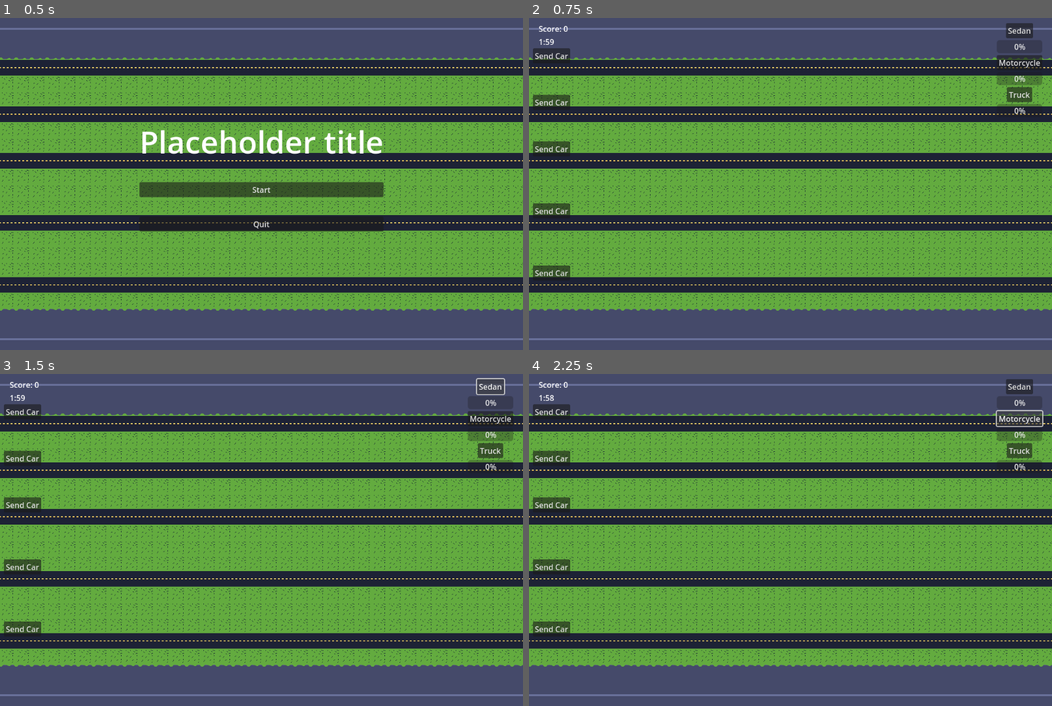
Above: before the commit, frames 1-4 (two rows, left to right).
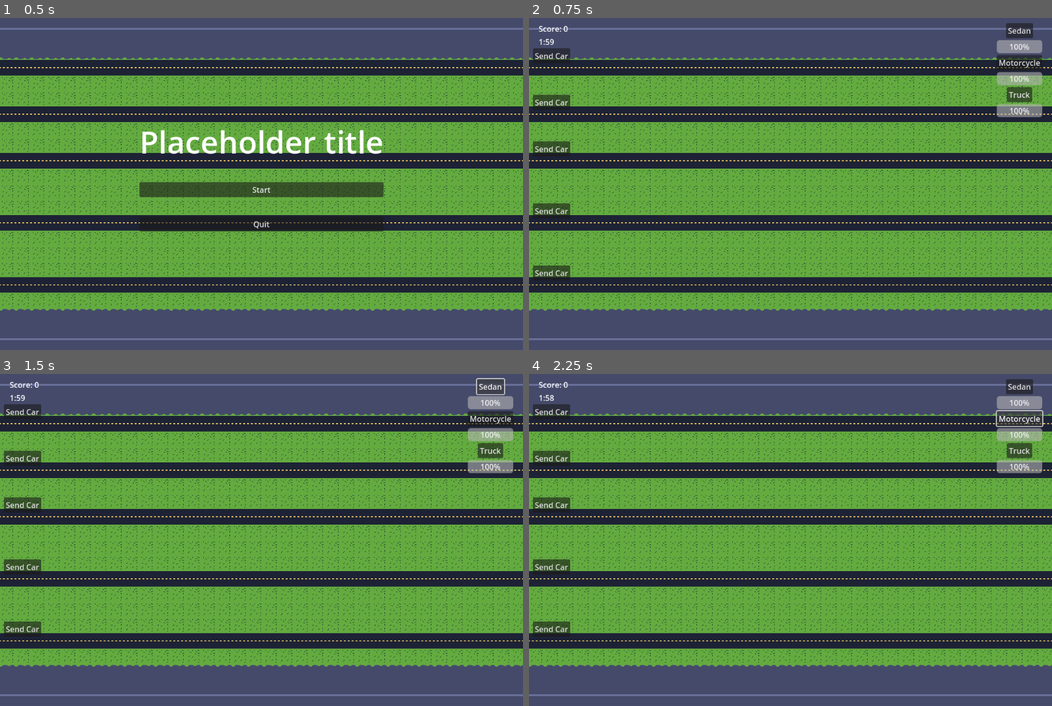
Above: after the commit, the same moments.

Repository: vaughnzaayer/RoadyCross
Game: Godot game, scene res://Scenes/Game.tscn
The game is run twice, just before and just after one commit, with the same random seed, the same clock (stepped at 60 frames per second) and the same inputs. The engine's default icon, where the game draws it, is replaced by a stand-in: a white triangle on a blue panel in a dark square.
Inputs:
- Up to frame 1 (0.5 s): no input
- Up to frame 2 (0.75 s): click "Start" at 0.5 s
- Up to frame 3 (1.5 s): click "Sedan" at 1.25 s
- Up to frame 4 (2.25 s): click "Motorcycle" at 2 s

Frame 1 is identical in both runs. In frame 2, 1.0% of the frame differs, in the area x 89-99%, y 6-30%; in frame 3, 1.0%; in frame 4, 1.0%.

Commit message:
Added UI for cooldowns

Diff:
--- a/Scripts/GameUI.gd
+++ b/Scripts/GameUI.gd
@@ -7,7 +7,9 @@
 @onready var selectSedan = $MarginContainer/CarSelection/SelectSedan
 @onready var selectMotorcycle = $MarginContainer/CarSelection/SelectMotorcycle
 @onready var selectTruck = $MarginContainer/CarSelection/SelectTruck
-
+@onready var sedanCdBar = $MarginContainer/CarSelection/SedanCdBar
+@onready var motorcycleCdBar = $MarginContainer/CarSelection/MotorcycleCdBar
+@onready var truckCdBar = $MarginContainer/CarSelection/TruckCdBar
 
 @onready var mainMenu = $MarginContainer/Title
 @onready var endscreen = $MarginContainer/Endscreen
@@ -46,6 +48,10 @@
 	selectMotorcycle.pressed.connect(Callable(self, "MotorcycleSelected"))
 	selectTruck.pressed.connect(Callable(self, "TruckSelected"))
 
+	sedanCdBar.max_value = GameManager.sedanCdTime
+	motorcycleCdBar.max_value = GameManager.motorcycleCdTime
+	truckCdBar.max_value = GameManager.truckCdTime
+
 # Called every frame. 'delta' is the elapsed time since the previous frame.
 func _process(delta):
 	match state:
@@ -54,6 +60,10 @@
 		states.GAMEPLAY:
 			scoreDisplay.text = "Score: " + str(GameManager.score)
 			timeDisplay.text = CalculateTime()
+
+	sedanCdBar.value = GameManager.sedanCdTime - GameManager.sedanCooldownTimer.time_left
+	motorcycleCdBar.value = GameManager.motorcycleCdTime - GameManager.motorcycleCooldownTimer.time_left
+	truckCdBar.value = GameManager.truckCdTime - GameManager.truckCooldownTimer.time_left
 
 func ChangeState(newState):
 	prevState = state
@@ -75,6 +85,10 @@
 	gameplayInfo.visible = false
 	endscreen.visible = false
 	carSelect.visible = false
+	sedanCdBar.visible = false
+	motorcycleCdBar.visible = false
+	truckCdBar.visible = false
+
 
 	startButton.disabled = false
 	quitButton.disabled = false
@@ -94,6 +108,9 @@
 	gameplayInfo.visible = true
 	endscreen.visible = false
 	carSelect.visible = true
+	sedanCdBar.visible = true
+	motorcycleCdBar.visible = true
+	truckCdBar.visible = true
 
 	startButton.disabled = true
 	quitButton.disabled = true
@@ -111,6 +128,9 @@
 	gameplayInfo.visible = false
 	endscreen.visible = true
 	carSelect.visible = false
+	sedanCdBar.visible = false
+	motorcycleCdBar.visible = false
+	truckCdBar.visible = false
 
 	startButton.disabled = true
 	quitButton.disabled = true
